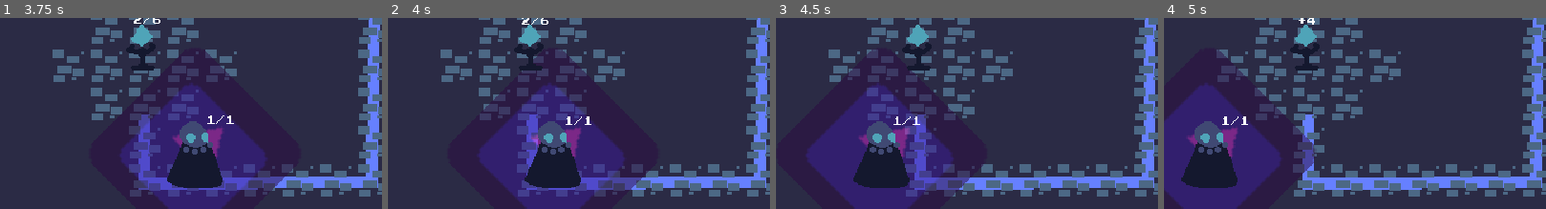
Above: before the commit, frames 1-4 (left to right).
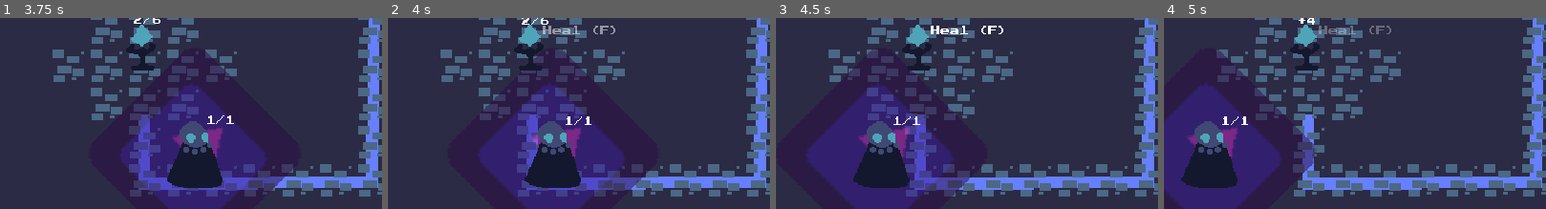
Above: after the commit, the same moments.

Repository: coderaurus/LD-50
Game: Godot game, scene res://scenes/Main.tscn
Same seed, same stepped clock (60 frames per second), same inputs: the game is played once before the commit and once after it. The engine's default icon, where the game draws it, is replaced by a stand-in: a white triangle on a blue panel in a dark square.
Inputs:
- Up to frame 1 (3.75 s): tap Enter at 0.5 s; hold D (move_right) 0.53-1.28 s; tap F (heal) every 0.75 s from 0.6 to 3.6 s; hold S (move_down) 1.28-2.03 s; hold D (move_right) 2.03-2.78 s; hold W (move_up) 2.78-3.53 s; hold A (move_left) from 3.53 s (still down)
- Up to frame 2 (4 s): keep holding A (move_left)
- Up to frame 3 (4.5 s): keep holding A (move_left); tap F (heal) at 4.35 s
- Up to frame 4 (5 s): keep holding A (move_left)
The pictures show only the part of the screen within x 33-83%, y 23-73%; the shares and areas given below are measured in that part.

Frame 1 is identical in both runs. In frame 2, 0.3% of the frame differs, in the area x 40-60%, y 4-9%; in frame 3, 0.3%; in frame 4, 0.3%.
Error in both runs: Invalid call. Nonexistent function 'get_node' in base 'Nil'. (res://scripts/player/Player.gd:47)

Commit message:
Add healing tooltip when near phylactery

Diff:
--- /dev/null
+++ b/animations/phylactery/Show Heal Tip.tres
@@ -0,0 +1,17 @@
+[gd_resource type="Animation" format=2]
+
+[resource]
+resource_name = "Show Heal Tip"
+length = 0.5
+tracks/0/type = "value"
+tracks/0/path = NodePath("HealTooltip:self_modulate")
+tracks/0/interp = 1
+tracks/0/loop_wrap = true
+tracks/0/imported = false
+tracks/0/enabled = true
+tracks/0/keys = {
+"times": PoolRealArray( 0, 0.5 ),
+"transitions": PoolRealArray( 1, 1 ),
+"update": 0,
+"values": [ Color( 1, 1, 1, 0 ), Color( 1, 1, 1, 1 ) ]
+}
--- a/scenes/player/Phylactery.tscn
+++ b/scenes/player/Phylactery.tscn
@@ -1,10 +1,43 @@
-[gd_scene load_steps=5 format=2]
+[gd_scene load_steps=9 format=2]
 
 [ext_resource path="res://scenes/Health.tscn" type="PackedScene" id=1]
+[ext_resource path="res://fonts/baseFont.tres" type="DynamicFont" id=2]
 [ext_resource path="res://gfx/phylactery.png" type="Texture" id=3]
 [ext_resource path="res://scripts/player/Phylactery.gd" type="Script" id=4]
+[ext_resource path="res://animations/phylactery/Show Heal Tip.tres" type="Animation" id=5]
 
 [sub_resource type="RectangleShape2D" id=1]
+
+[sub_resource type="Animation" id=2]
+resource_name = "Hide Heal Tip"
+length = 0.5
+tracks/0/type = "value"
+tracks/0/path = NodePath("HealTooltip:self_modulate")
+tracks/0/interp = 1
+tracks/0/loop_wrap = true
+tracks/0/imported = false
+tracks/0/enabled = true
+tracks/0/keys = {
+"times": PoolRealArray( 0, 0.5 ),
+"transitions": PoolRealArray( 1, 1 ),
+"update": 0,
+"values": [ Color( 1, 1, 1, 1 ), Color( 1, 1, 1, 0 ) ]
+}
+
+[sub_resource type="Animation" id=3]
+length = 0.001
+tracks/0/type = "value"
+tracks/0/path = NodePath("HealTooltip:self_modulate")
+tracks/0/interp = 1
+tracks/0/loop_wrap = true
+tracks/0/imported = false
+tracks/0/enabled = true
+tracks/0/keys = {
+"times": PoolRealArray( 0 ),
+"transitions": PoolRealArray( 1 ),
+"update": 0,
+"values": [ Color( 1, 1, 1, 0 ) ]
+}
 
 [node name="Phylactery" type="KinematicBody2D" groups=["phylactery"]]
 z_index = 4
@@ -26,5 +59,20 @@
 max_hp = 6
 current_hp = 2
 
+[node name="HealTooltip" type="Label" parent="."]
+self_modulate = Color( 1, 1, 1, 0 )
+margin_left = 10.0
+margin_top = -35.0
+margin_right = 82.0
+margin_bottom = -21.0
+custom_fonts/font = ExtResource( 2 )
+text = "Heal (F)"
+valign = 1
+
+[node name="AnimationPlayer" type="AnimationPlayer" parent="."]
+"anims/Hide Heal Tip" = SubResource( 2 )
+anims/RESET = SubResource( 3 )
+"anims/Show Heal Tip" = ExtResource( 5 )
+
 [connection signal="dead" from="." to="." method="_on_dead"]
 [connection signal="hit" from="." to="." method="_on_hit"]
--- a/scripts/player/Aura.gd
+++ b/scripts/player/Aura.gd
@@ -27,6 +27,8 @@
 	elif body.is_in_group("phylactery"):
 		print("Phylactery in range")
 		phylactery_in_aura = body
+		if body.get_node("Health").health_missing() > 0:
+			body.get_node("AnimationPlayer").play("Show Heal Tip")
 
 
 
@@ -36,3 +38,5 @@
 		enemies_in_aura.remove(index)
 	elif body.is_in_group("phylactery"):
 		phylactery_in_aura = null
+		if body.get_node("HealTooltip").visible:
+			body.get_node("AnimationPlayer").play("Hide Heal Tip")
